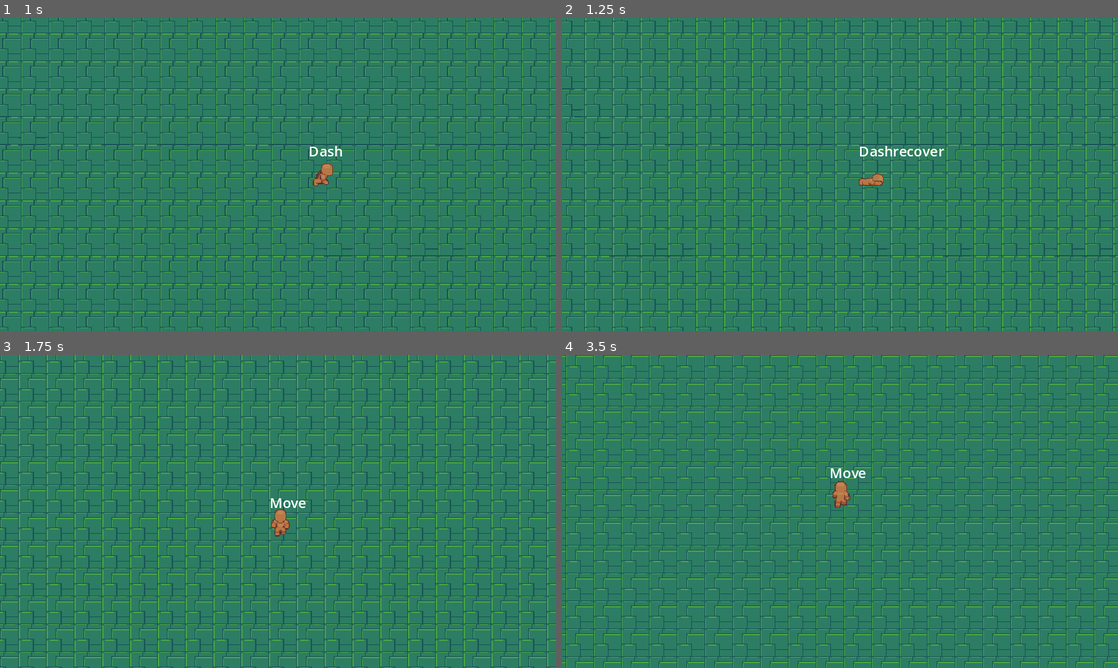
Above: before the commit, frames 1-4 (two rows, left to right).
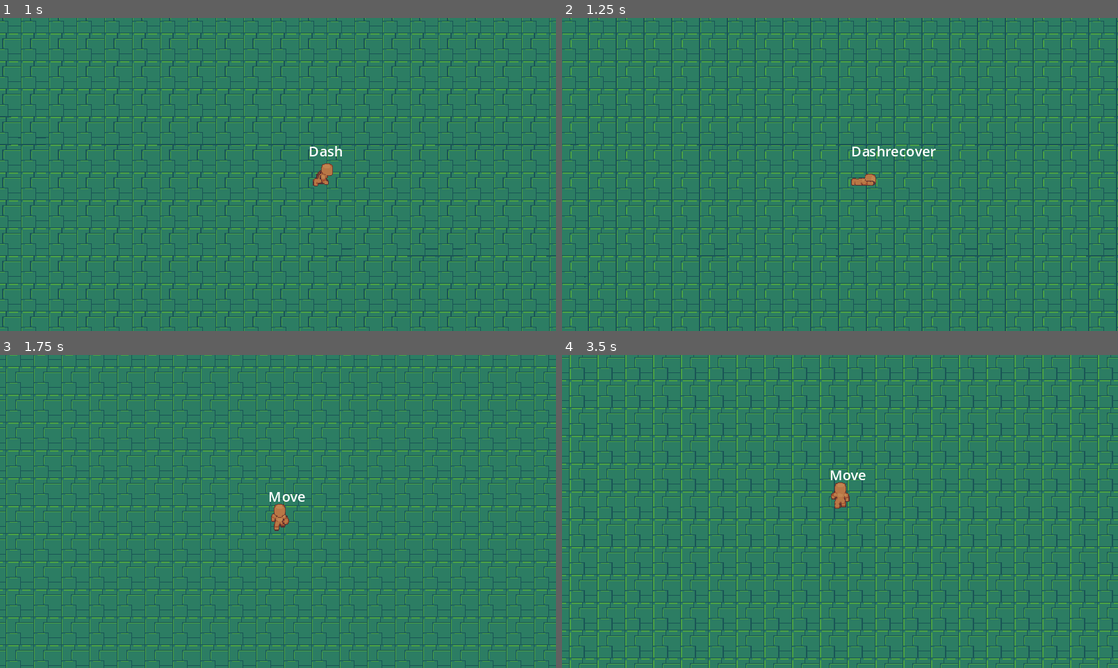
Above: after the commit, the same moments.

Repository: ajcar110/ARPG-Char-Control
Game: Godot game, scene res://game_master.tscn
Same seed, same stepped clock (60 frames per second), same inputs: the game is played once before the commit and once after it.
Inputs:
- Up to frame 1 (1 s): hold D (move_right) from 0.53 s (still down); tap Space (dash) at 0.6 s
- Up to frame 2 (1.25 s): keep holding D (move_right)
- Up to frame 3 (1.75 s): release D (move_right) at 1.28 s; hold S (move_down) from 1.28 s (still down); tap Space (dash) at 1.35 s
- Up to frame 4 (3.5 s): release S (move_down) at 2.03 s; hold D (move_right) 2.03-2.78 s; tap Space (dash) at 2.1, 2.85 s; hold W (move_up) from 2.78 s (still down)

Frame 1 is identical in both runs. In frame 2, 25% of the frame differs, in the area x 0-100%, y 0-100%; in frame 3, 35%; in frame 4, 40%.

Commit message:
move physics process default behavior into BaseState

Diff:
--- a/Player.gd
+++ b/Player.gd
@@ -10,14 +10,6 @@
 var dashing: bool = false
 var can_dash: bool = true
 var direction: Vector2 = Vector2.DOWN
-
-
-
-
-func _physics_process(delta):
-	handleInput()
-	move_and_slide()
-
 
 func handleInput():
 	direction = Input.get_vector("move_left", "move_right", "move_up", "move_down")
--- a/Player/States/Dashrecover.gd
+++ b/Player/States/Dashrecover.gd
@@ -1,17 +1,11 @@
 extends State
 
+func Enter():
+	character.velocity = Vector2.ZERO
+	animation.play("DashRecover" + character.facing)
 
-
-
-func Enter():
-	facing = character.facing
-	character.velocity = Vector2.ZERO
-	animation.play("DashRecover" + facing)
-
-
-
-
-
+func Physics_Update(delta):
+	pass
 
 func _on_dash_timer_timeout():
 	character.can_dash = true
--- a/Player/States/PlayerDash.gd
+++ b/Player/States/PlayerDash.gd
@@ -2,23 +2,13 @@
 
 @export var dashtimer: Timer
 
-
 func Enter():
-	facing = character.facing
 	character.hurtbox.monitorable = false
-	animation.play("Dash" + facing)
+	animation.play("Dash" + character.facing)
 	character.can_dash = false
 	dashtimer.start()
 
-
-
-
-
-
-
-
 func _on_animated_sprite_2d_animation_finished():
-	print("ding")
-	if animation.animation == "Dash" + facing:
+	if animation.animation == "Dash" + character.facing:
 		character.dashing = false
 		Transitioned.emit(self,"Dashrecover")
--- a/Player/States/PlayerIdle.gd
+++ b/Player/States/PlayerIdle.gd
@@ -2,14 +2,8 @@
 
 class_name Idle
 
-
-
-
-
 func Enter():
-	facing = character.facing
-	animation.play("Idle" + facing)
-
+	animation.play("Idle" + character.facing)
 
 func Physics_Update(delta):
 	if character.velocity != Vector2.ZERO:
@@ -17,3 +11,4 @@
 		if character.dashing:
 			Transitioned.emit(self,"Dash")
 		Transitioned.emit(self,"Move")
+	super(delta)
--- a/Player/States/PlayerMove.gd
+++ b/Player/States/PlayerMove.gd
@@ -2,11 +2,11 @@
 
 class_name Move
 
+var facing
 
 func Enter():
 	facing = character.facing
 	animation.play("Walk" + facing)
-
 
 func Physics_Update(delta:float):
 	character.handleInput()
@@ -17,3 +17,4 @@
 			Transitioned.emit(self,"Dash")
 	if character.velocity == Vector2.ZERO:
 		Transitioned.emit(self,"Idle")
+	super(delta)
--- a/StateMachine/BaseState.gd
+++ b/StateMachine/BaseState.gd
@@ -5,9 +5,6 @@
 @export var character : CharacterBody2D
 
 @export var animation : AnimatedSprite2D
-
-var facing
-
 
 signal Transitioned
 
@@ -21,4 +18,5 @@
 	pass
 
 func Physics_Update(delta:float):
-	pass
+	character.handleInput()
+	character.move_and_slide()
